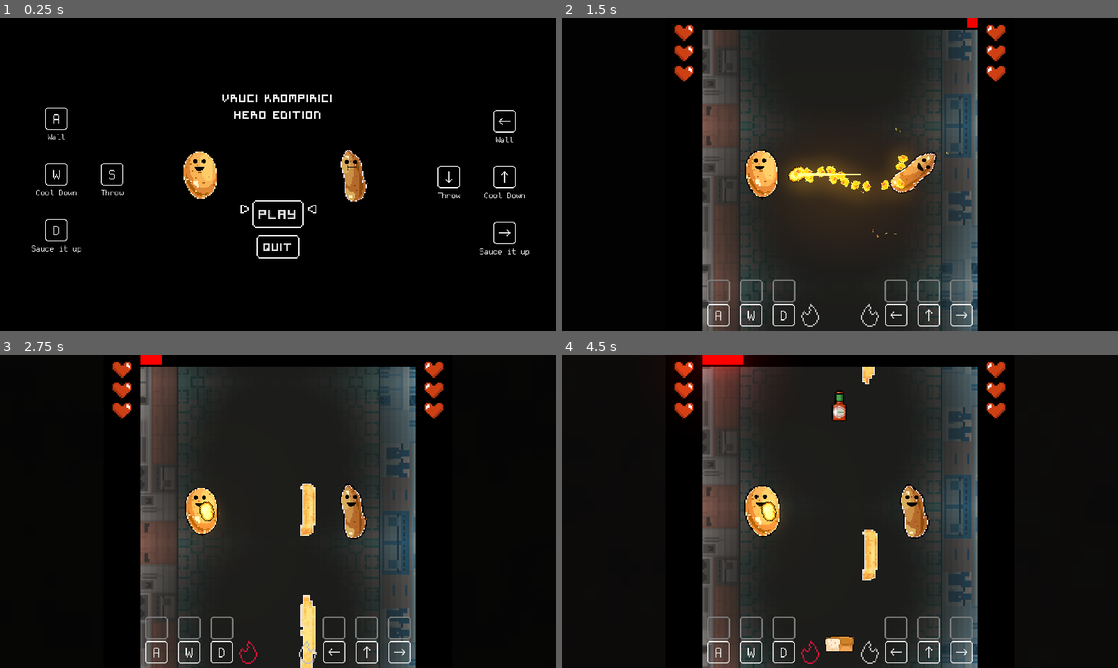
Above: before the commit, frames 1-4 (two rows, left to right).
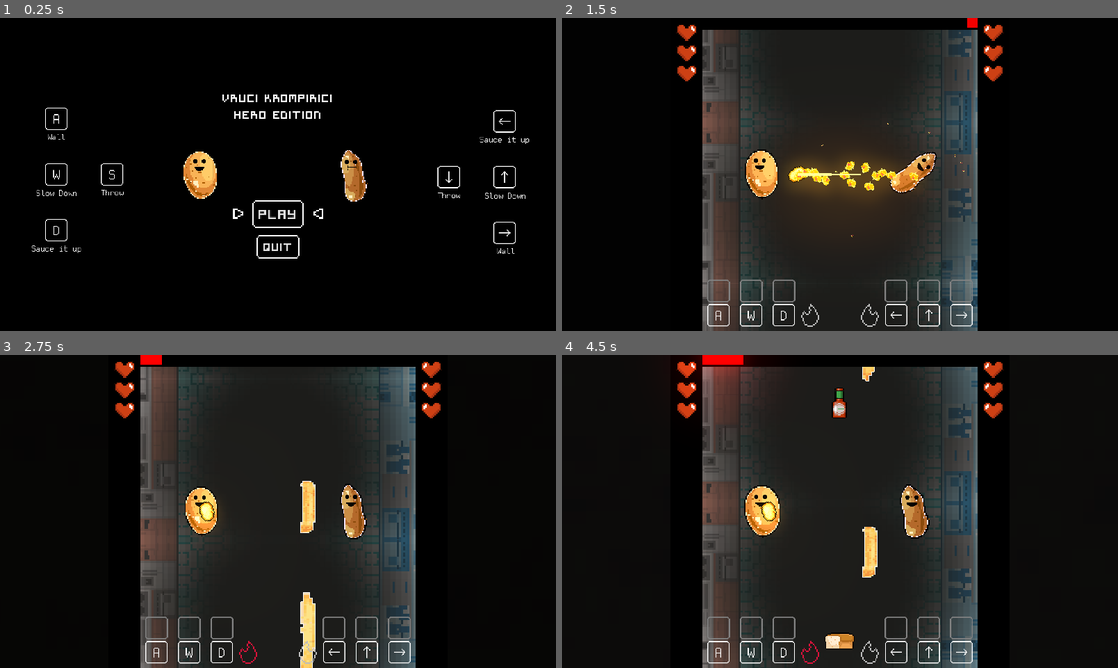
Above: after the commit, the same moments.

Repository: senseibobo/vruci-krompirici
Game: Godot game, scene res://menu/mainmenu.tscn
The game is run twice, just before and just after one commit, with the same random seed, the same clock (stepped at 60 frames per second) and the same inputs.
Inputs:
- Up to frame 1 (0.25 s): no input
- Up to frame 2 (1.5 s): tap Enter (ui_accept) at 0.5, 1.35 s; hold Up (ui_up) 0.53-1.28 s; hold Enter (ui_accept) 0.53-1.28 s; hold Down (ui_down) from 1.28 s (still down)
- Up to frame 3 (2.75 s): tap Enter (ui_accept) at 1.52, 1.82 s; release Down (ui_down) at 2.03 s; hold Up (ui_up) from 2.03 s (still down); hold Enter (ui_accept) from 2.03 s (still down)
- Up to frame 4 (4.5 s): release Enter (ui_accept) at 2.78 s; tap Enter (ui_accept) at 2.85, 3.02, 3.32, 4.35 s; release Up (ui_up) at 3.53 s; hold Enter (ui_accept) 3.53-4.28 s; hold Down (ui_down) from 3.53 s (still down); tap Escape (ui_cancel) at 4.15 s

The runs differ from the first frame. In frame 1, 0.3% of the frame differs, in the area x 6-96%, y 38-76%; in frame 2, 2.8%, in the area x 20-80%, y 1-100%; in frame 3, 2.4%; in frame 4, 2.6%.

Commit message:
apdejt

Diff:
--- a/game.gd
+++ b/game.gd
@@ -6,7 +6,7 @@
 var players = {}
 var player_lives = {1: 3, 2: 3}
 var potato
-var fall_speed: float
+var fall_speed: float setget ,get_fall_speed
 var fall_acceleration: float
 var heat_buildup: float
 var heat_cooldown: float
@@ -24,11 +24,16 @@
 var current_round: int
 var last_player_win: int
 var deathmatch: bool
+var lights_out: bool
+var fall_speed_multiplier: float = 1.0
 
 var time: float
 const speedup_time: float = 10.0
 
 var music_player: AudioStreamPlayer
+
+func get_fall_speed():
+	return fall_speed * fall_speed_multiplier
 
 func initialize():
 	if is_instance_valid(music_player): music_player.queue_free()
@@ -51,6 +56,8 @@
 	running = true
 	fall_speed = 500
 	fall_acceleration = 20
+	fall_speed_multiplier = 1.0
+	lights_out = false
 	if deathmatch:
 		heat_buildup = 3.0
 		heat_cooldown = 40.0
@@ -91,6 +98,7 @@
 		camera.offset.x = shake_noise.get_noise_2d(shake_time,0)*shake_amount*a
 		camera.offset.y = shake_noise.get_noise_2d(shake_time,100)*shake_amount*a
 	if not running: return
+	fall_speed_multiplier = move_toward(fall_speed_multiplier,1.0,0.6*delta)
 	fall_speed += fall_acceleration*delta
 	if fmod(time - delta, speedup_time) > fmod(time, speedup_time):
 		speedup()
@@ -121,7 +129,7 @@
 
 func transition():
 	var cl = CanvasLayer.new()
-	cl.layer = 126
+	cl.layer = 125
 	var cr = ColorRect.new()
 	add_child(cl)
 	cl.add_child(cr)
@@ -131,13 +139,9 @@
 	cr.anchor_bottom = 1.1
 	cr.margin_left = -100
 	cr.color = Color(0,0,0,0)
-	var tween = Tween.new()
-	add_child(tween)
-	tween.interpolate_property(cr,"color",cr.color,Color.black,0.3)
-	tween.start()
-	yield(tween,"tween_all_completed")
-	tween.connect("tween_all_completed",tween,"queue_free")
-	tween.connect("tween_all_completed",cl,"queue_free")
-	tween.interpolate_property(cr,"color",Color(0,0,0,1),Color(0,0,0,0),0.1)
-	tween.start()
+	var tween = create_tween()
+	tween.tween_property(cr,"color",Color.black,0.3)
+	tween.tween_property(cr,"color",Color(0,0,0,0),0.3)
+	tween.tween_callback(cl,"queue_free")
+	yield(get_tree().create_timer(0.3,false),"timeout")
 	return
--- a/lightsout/lightsout.gd
+++ b/lightsout/lightsout.gd
@@ -2,16 +2,16 @@
 
 
 func _ready():
+	Game.lights_out = true
 	Game.connect("game_over",self,"queue_free")
-	var tween = Tween.new()
-	add_child(tween)
-	tween.interpolate_property(self,"color",Color(0,0,0,0),Color(0,0,0,1),1.0,Tween.TRANS_CUBIC,Tween.EASE_OUT)
-	tween.start()
-	yield(tween,"tween_all_completed")
-	tween.interpolate_property($Label,"modulate",Color(1,1,1,1),Color(1,1,1,0),0.5)
-	tween.start()
-	yield(get_tree().create_timer(7.0,false),"timeout")
-	tween.interpolate_property(self,"color",Color(0,0,0,1),Color(0,0,0,0),1.0,Tween.TRANS_CUBIC,Tween.EASE_IN)
-	tween.start()
-	yield(tween,"tween_all_completed")
-	queue_free()
+	color = Color(0,0,0,0)
+	var tween = create_tween().set_trans(Tween.TRANS_CUBIC).set_ease(Tween.EASE_OUT)
+	tween.tween_property(self,"color",Color(0,0,0,1),1.0)
+	tween.tween_property($Label,"modulate",Color(1,1,1,0),0.5)
+	tween.tween_interval(6.5)
+	tween.tween_property(self,"color",Color(0,0,0,0),1.0)
+	tween.tween_property(Game,"lights_out",false,0)
+	tween.tween_callback(self,"queue_free")
+
+func _exit_tree():
+	Game.lights_out = false
--- a/main.gd
+++ b/main.gd
@@ -3,24 +3,26 @@
 var action_timer: Timer
 export var wall_scene: PackedScene
 export var power_scene: PackedScene
+export(NodePath) onready var shader_rect = get_node(shader_rect)
+export(NodePath) onready var background = get_node(background)
 var time: float = 0.0
 var bg_y: float = 0.0
 
 func _process(delta):
 	time += delta
-	$CanvasLayer/ColorRect.material.set_shader_param("c",time/40.0)
+	shader_rect.material.set_shader_param("c",time/40.0)
 	bg_y -= Game.fall_speed*delta*1.2
 	if bg_y < 0.243*7680:
 		bg_y += 1050
-	$Bg.global_position.y = bg_y-7680*0.243
+	background.global_position.y = bg_y-7680*0.243
 	if time >= 10:
 		if fmod(time-delta,2.5) > fmod(time,2.5):
-			if randi()%100 <= 9:
+			if randi()%100 <= 8:
 				if randi()%4 > 0 and not Game.deathmatch:
 					var srce = preload("res://srce/srce.tscn").instance()
 					add_child(srce)
 					srce.setup()
-				else:
+				elif not Game.lights_out:
 					var lightsout = preload("res://lightsout/lightsout.tscn").instance()
 					add_child(lightsout)
 
--- a/main.tscn
+++ b/main.tscn
@@ -64,6 +64,8 @@
 }
 wall_scene = ExtResource( 5 )
 power_scene = ExtResource( 6 )
+shader_rect = NodePath("CanvasLayer/ColorRect")
+background = NodePath("Bg")
 
 [node name="Bg" type="Sprite" parent="."]
 position = Vector2( 454, 2032 )
--- a/menu/gameover.gd
+++ b/menu/gameover.gd
@@ -1,4 +1,9 @@
 extends CanvasLayer
+
+export(NodePath) onready var title_label = get_node(title_label)
+export(NodePath) onready var restart_label = get_node(restart_label)
+export(NodePath) onready var quit_label = get_node(quit_label)
+export(NodePath) onready var cc = get_node(cc)
 
 var restartable: bool = false
 var quittable: bool = false
@@ -21,25 +26,13 @@
 		get_tree().change_scene("res://menu/mainmenu.tscn")
 
 func _ready():
-	$CenterContainer/VBoxContainer/Label.text = "GAME OVER\nPLAYER " + str(Game.last_player_win) + " WINS!"
-	$CenterContainer.modulate = Color(1.0,1.0,1.0,0.0)
-	$CenterContainer/VBoxContainer/Label2.modulate = Color(1,1,1,0)
-	$CenterContainer/VBoxContainer/Label3.modulate = Color(1,1,1,0)
-	var tween = Tween.new()
-	add_child(tween)
-	tween.interpolate_property(
-		$CenterContainer,"modulate",$CenterContainer.modulate, Color.white,2.0)
-	tween.start()
-	yield(tween,"tween_all_completed")
-	tween.interpolate_property(
-		$CenterContainer/VBoxContainer/Label2,
-		"modulate",Color(1,1,1,0),Color.white,1.0)
-	tween.start()
-	yield(tween,"tween_all_completed")
-	restartable = true
-	tween.interpolate_property(
-		$CenterContainer/VBoxContainer/Label3,
-		"modulate",Color(1,1,1,0),Color.white,1.0)
-	tween.start()
-	yield(tween,"tween_all_completed")
-	quittable = true
+	title_label.text = "GAME OVER\nPLAYER " + str(Game.last_player_win) + " WINS!"
+	cc.modulate = Color(1.0,1.0,1.0,0.0)
+	restart_label.modulate = Color(1,1,1,0)
+	quit_label.modulate = Color(1,1,1,0)
+	var tween = create_tween()
+	tween.tween_property(cc,"modulate", Color.white,2.0)
+	tween.tween_property(restart_label,"modulate",Color.white,1.0)
+	tween.tween_property(self,"restartable",true,0.0)
+	tween.tween_property(quit_label,"modulate",Color.white,1.0)
+	tween.tween_property(self,"quittable",true,0.0)
--- a/menu/gameover.tscn
+++ b/menu/gameover.tscn
@@ -13,6 +13,10 @@
 
 [node name="GameOver" type="CanvasLayer"]
 script = ExtResource( 3 )
+title_label = NodePath("CenterContainer/VBoxContainer/Label")
+restart_label = NodePath("CenterContainer/VBoxContainer/Label2")
+quit_label = NodePath("CenterContainer/VBoxContainer/Label3")
+cc = NodePath("CenterContainer")
 
 [node name="CenterContainer" type="CenterContainer" parent="."]
 anchor_right = 1.0
--- a/menu/mainmenu.gd
+++ b/menu/mainmenu.gd
@@ -5,21 +5,17 @@
 	$CenterContainer/VBoxContainer2/VBoxContainer/Button2,
 ]
 
-var tween: Tween
-var selected_button: Button
+onready var selected_button: Button = buttons[0]
+onready var selection_arrows: Control = $Selection
 var currently_selected: int = 0
-var selection_arrows: Control
 var button_scale: float = 1.0
-
-func _ready():
-	tween = Tween.new()
-	add_child(tween)
-	selected_button = buttons[0]
-	selection_arrows = $Selection
 
 func _unhandled_input(event):
 	if event.is_action_pressed("ui_accept"):
 		selected_button.emit_signal("pressed")
+
+func _ready():
+	update_selection_arrows()
 
 func _process(delta):
 	for button in buttons:
--- a/menu/mainmenu.tscn
+++ b/menu/mainmenu.tscn
@@ -94,8 +94,17 @@
 texture = ExtResource( 4 )
 flip_h = true
 
+[node name="CtrlLeft2x" type="Sprite" parent="."]
+position = Vector2( 253, 532 )
+scale = Vector2( 0.5, 0.5 )
+texture = ExtResource( 7 )
+
+[node name="CtrlRight2x" type="Sprite" parent="."]
+position = Vector2( 1583, 541 )
+texture = ExtResource( 8 )
+
 [node name="CanvasLayer" type="CanvasLayer" parent="."]
-layer = 128
+layer = 127
 
 [node name="Control" type="Control" parent="CanvasLayer"]
 anchor_left = 0.5
@@ -125,14 +134,5 @@
 scale = Vector2( 0.7, 0.7 )
 texture = ExtResource( 10 )
 
-[node name="CtrlLeft2x" type="Sprite" parent="CanvasLayer/Control"]
-position = Vector2( -657, 532 )
-scale = Vector2( 0.5, 0.5 )
-texture = ExtResource( 7 )
-
-[node name="CtrlRight2x" type="Sprite" parent="CanvasLayer/Control"]
-position = Vector2( 673, 541 )
-texture = ExtResource( 8 )
-
 [connection signal="pressed" from="CenterContainer/VBoxContainer2/VBoxContainer/Button" to="." method="_on_play_pressed"]
 [connection signal="pressed" from="CenterContainer/VBoxContainer2/VBoxContainer/Button2" to="." method="_on_quit_pressed"]
--- a/menu/roundbegin.gd
+++ b/menu/roundbegin.gd
@@ -2,9 +2,6 @@
 
 
 func _ready():
-	var tween = Tween.new()
-	add_child(tween)
-	tween.interpolate_property($CenterContainer/VBoxContainer/Label,"modulate",Color.white,Color(1,1,1,0),1.0,Tween.TRANS_CUBIC,Tween.EASE_IN)
-	tween.start()
-	yield(tween,"tween_all_completed")
-	queue_free()
+	var tween = create_tween().set_trans(Tween.TRANS_CUBIC).set_ease(Tween.EASE_IN)
+	tween.tween_property($CenterContainer/VBoxContainer/Label,"modulate",Color(1,1,1,0),1.0)
+	tween.tween_callback(self,"queue_free")
--- a/menu/roundover.gd
+++ b/menu/roundover.gd
@@ -26,15 +26,7 @@
 	$CenterContainer/VBoxContainer/Label2.text = "Press space to begin round " + str(Game.current_round)
 	$CenterContainer.modulate = Color(1.0,1.0,1.0,0.0)
 	$CenterContainer/VBoxContainer/Label2.modulate = Color(1,1,1,0)
-	var tween = Tween.new()
-	add_child(tween)
-	tween.interpolate_property(
-		$CenterContainer,"modulate",$CenterContainer.modulate, Color.white,2.0)
-	tween.start()
-	yield(tween,"tween_all_completed")
-	tween.interpolate_property(
-		$CenterContainer/VBoxContainer/Label2,
-		"modulate",Color(1,1,1,0),Color.white,1.0)
-	tween.start()
-	yield(tween,"tween_all_completed")
-	restartable = true
+	var tween = create_tween()
+	tween.tween_property($CenterContainer,"modulate", Color.white,2.0)
+	tween.tween_property($CenterContainer/VBoxContainer/Label2,"modulate",Color.white,1.0)
+	tween.tween_property(self,"restartable",true,0.0)
--- a/player/player.gd
+++ b/player/player.gd
@@ -8,6 +8,16 @@
 ]
 
 export var number: int = 1
+onready var sprite = $Sprite
+onready var heating_indicator = $CanvasLayer/Control/Heating
+onready var face = $Sprite/Face
+onready var smoke1 = $Sprite/Smoke
+onready var smoke2 = $Sprite/Smoke2
+onready var heat_bar = $CanvasLayer/Control/HeatBar
+onready var powers_container = $CanvasLayer/Control/Powers
+onready var animation_player = $AnimationPlayer
+onready var death_particles = $DeathParticles
+onready var catch_particles = $CatchParticles
 var powers: Array = [null,null,null]
 var selected_power_index: int
 var heat: float = 0.0
@@ -33,28 +43,26 @@
 func _process(delta):
 	if not Game.running: return
 	flash = move_toward(flash,0,delta*4.0)
-	$Sprite.scale.x = 0.08+sin(Game.time*5.0+number)/220.0
-	$Sprite.position.x = sin(Game.time*4.0+number)*10.0
-	$Sprite.scale.y = 0.08+cos(Game.time*5.0+number)/220.0
+	sprite.scale.x = 0.08+sin(Game.time*5.0+number)/220.0
+	sprite.position.x = sin(Game.time*4.0+number)*10.0
+	sprite.scale.y = 0.08+cos(Game.time*5.0+number)/220.0
 	throw_timer -= delta
 	if has_potato:
 		heat = clamp(heat + Game.heat_buildup/100.0*delta,0,1)
 		if heat >= 1:
 			Game.finish_game(3-number)
-		$CanvasLayer/Control/Heating.modulate = Color.crimson
-		$CanvasLayer/Control/Cooling.modulate = Color.gray
+		heating_indicator.modulate = Color.crimson
 	else:
-		$CanvasLayer/Control/Cooling.modulate = Color.aqua
-		$CanvasLayer/Control/Heating.modulate = Color.gray
+		heating_indicator.modulate = Color.gray
 		heat = clamp(heat - Game.heat_cooldown/100.0*delta,0,1)
-	$Sprite/Face.texture = faces[min(int(heat*3.0),2)]
-	$Sprite.self_modulate = Color.white.linear_interpolate(Color.red,int(heat*3.0)/3.0)
+	face.texture = faces[min(int(heat*3.0),2)]
+	sprite.self_modulate = Color.white.linear_interpolate(Color.red,int(heat*3.0)/3.0)
 	if old_heat < 0.66 and heat >= 0.66:
-		$Sprite/Smoke.emitting = true
-		$Sprite/Smoke2.emitting = true
+		smoke1.emitting = true
+		smoke2.emitting = true
 	elif heat < 0.66:
-		$Sprite/Smoke.emitting = false
-		$Sprite/Smoke2.emitting = false
+		smoke1.emitting = false
+		smoke2.emitting = false
 	adjust_size()
 	if Input.is_action_just_pressed("player"+str(number)+"_throw"):
 		throw_potato()
@@ -67,9 +75,9 @@
 	return max(fmod(-x,2)-1,0)
 
 func adjust_size():
-	$CanvasLayer/Control/ColorRect.color = Color(0.8+heat*2,flash,flash)
-	$CanvasLayer/Control/ColorRect.rect_position = Vector2(0,0)
-	$CanvasLayer/Control/ColorRect.rect_size = Vector2(clamp(heat*450,0,450),32)
+	heat_bar.color = Color(0.8+heat*2,flash,flash)
+	heat_bar.rect_position = Vector2(0,0)
+	heat_bar.rect_size = Vector2(clamp(heat*450,0,450),32)
 
 
 func add_power(power):
@@ -94,7 +102,7 @@
 func update_power_texture():
 	for index in 3:
 		var t = powers[index].texture if powers[index] != null else null
-		$CanvasLayer/Control/Powers.get_node("Power"+str(index+1)).texture = t
+		powers_container.get_node("Power"+str(index+1)).texture = t
 
 func switch_power(d: int):
 	if powers.size() == 0: return
@@ -105,14 +113,12 @@
 	if not has_potato: return
 	if throw_timer > 0.0: return
 	Game.play_sound(preload("res://sfx/throw.wav"))
-	$AnimationPlayer.stop()
-	$AnimationPlayer.play("bacanje")
+	animation_player.stop()
+	animation_player.play("bacanje")
 	throw_timer = throw_cooldown
 	Game.potato.dir = 3-number*2
 	Game.potato.last_thrown = self
 	Game.potato.in_posession = 0
-	if not Game.potato.sauce:
-		Game.potato.set_strength(Game.potato.default_strength)
 	has_potato = false
 
 func catch_potato():
@@ -129,7 +135,7 @@
 		Game.shake_screen(50,0.3,800)
 	heat += Game.heat_punishment
 	flash = 1.1
-	$CatchParticles.emitting = true
+	catch_particles.emitting = true
 
 const death_textures = {
 	1: preload("res://player/death_player1.png"),
@@ -149,14 +155,14 @@
 		var roundover = preload("res://menu/roundover.tscn").instance()
 		Game.main_scene.add_child(roundover)
 	Game.shake_screen(100,2.0,900)
-	$DeathParticles.emitting = true
+	death_particles.emitting = true
 	Game.potato.queue_free()
 	yield(get_tree().create_timer(0.3,false),"timeout")
-	$Sprite/Face.queue_free()
-	$Sprite/Smoke.emitting = false
-	$Sprite/Smoke2.emitting = false
-	$Sprite.self_modulate = Color.white
-	$Sprite.texture = death_textures[number]
+	face.queue_free()
+	smoke1.emitting = false
+	smoke2.emitting = false
+	sprite.self_modulate = Color.white
+	sprite.texture = death_textures[number]
 
 func update_life_count():
 	for i in 4:
--- a/player/player.tscn
+++ b/player/player.tscn
@@ -152,13 +152,13 @@
 margin_right = 450.0
 rect_pivot_offset = Vector2( 450, 0 )
 
-[node name="ColorRect3" type="ColorRect" parent="CanvasLayer/Control"]
+[node name="HeatBackground" type="ColorRect" parent="CanvasLayer/Control"]
 anchor_right = 0.5
 margin_right = 6.0
 margin_bottom = 38.0
 color = Color( 0, 0, 0, 1 )
 
-[node name="ColorRect" type="ColorRect" parent="CanvasLayer/Control"]
+[node name="HeatBar" type="ColorRect" parent="CanvasLayer/Control"]
 anchor_right = 0.5
 margin_bottom = 32.0
 color = Color( 13.77, 0, 0, 1 )
@@ -276,13 +276,13 @@
 
 [node name="ColorRect2" type="ColorRect" parent="CanvasLayer/Control"]
 anchor_bottom = 1.0
-margin_left = -120.0
+margin_left = -105.0
 color = Color( 0, 0, 0, 1 )
 
 [node name="Hearts" type="GridContainer" parent="CanvasLayer/Control"]
-margin_left = -97.0
+margin_left = -89.0
 margin_top = 17.0
-margin_right = 207.0
+margin_right = 215.0
 margin_bottom = 214.0
 
 [node name="Heart1" type="TextureRect" parent="CanvasLayer/Control/Hearts"]
--- a/potato/potato.gd
+++ b/potato/potato.gd
@@ -12,6 +12,10 @@
 var default_strength: int = 50
 var old_position: Vector2
 
+onready var trail = $Trail
+onready var defaultparticles = $DefaultParticles
+onready var sauceparticles = $SauceParticles
+
 func set_posession(posession: int):
 	in_posession = posession
 
@@ -20,15 +24,17 @@
 	Game.potato = self
 
 func speedup(a: float):
-	$Trail.default_color = Color(2.0,1.43,0.58)
+	trail.default_color = Color(2.0,1.43,0.58)
 	speed*=a
 
 func slowdown(a: float):
-	$Trail.default_color = Color.aqua*2.0
+	trail.default_color = Color.aqua*2.0
 	speed/=a
 
 func _physics_process(delta):
-	$Particles2D.emitting = in_posession == 0
+	var emitting = in_posession == 0
+	defaultparticles.emitting = emitting and not sauce
+	sauceparticles.emitting = emitting and sauce
 	old_position = global_position
 	if in_posession == 0:
 		rotation += dir*delta*20
@@ -54,10 +60,3 @@
 func bounce():
 	bounced = true
 	dir = -dir
-
-func set_strength(strength: int):
-	var s = float(strength)
-	var ds = float(default_strength)
-	$Particles2D.modulate = Color(s/ds,ds/s,ds/s)
-	if $Particles2D.amount != strength:
-		$Particles2D.amount = strength
--- a/potato/potato.tscn
+++ b/potato/potato.tscn
@@ -33,6 +33,19 @@
 scale_curve = SubResource( 4 )
 anim_speed = 0.94
 
+[sub_resource type="ParticlesMaterial" id=6]
+flag_disable_z = true
+spread = 180.0
+gravity = Vector3( 0, 98, 0 )
+initial_velocity = 10000.0
+orbit_velocity = 0.0
+orbit_velocity_random = 0.0
+angle = 720.0
+angle_random = 1.0
+scale = 3.13
+scale_curve = SubResource( 4 )
+anim_speed = 0.94
+
 [node name="Potato" type="Sprite"]
 modulate = Color( 2, 2, 2, 1 )
 scale = Vector2( 0.03, 0.03 )
@@ -44,10 +57,20 @@
 default_color = Color( 2, 1.43, 0.58, 1 )
 script = ExtResource( 3 )
 
-[node name="Particles2D" type="Particles2D" parent="."]
+[node name="DefaultParticles" type="Particles2D" parent="."]
 material = SubResource( 2 )
 amount = 50
 lifetime = 0.65
 local_coords = false
 process_material = SubResource( 5 )
 texture = ExtResource( 4 )
+
+[node name="SauceParticles" type="Particles2D" parent="."]
+modulate = Color( 3, 0.33, 0.33, 1 )
+material = SubResource( 2 )
+emitting = false
+amount = 150
+lifetime = 0.65
+local_coords = false
+process_material = SubResource( 6 )
+texture = ExtResource( 4 )
--- a/power/deflectpower.gd
+++ /dev/null
@@ -1,13 +0,0 @@
-extends Power
-class_name DeflectPower
-
-func _init():
-	texture = preload("res://power/deflectpower.png")
-
-func use(player_number: int):
-	var player = Game.players[player_number]
-	var distance = abs(player.global_position.x - Game.potato.global_position.x)
-	if Game.potato.dir == player_number*2-3 and distance < 120.0:
-		Game.potato.dir = -Game.potato.dir
-		Game.potato.bounced = false
-		Game.potato.additional_damage += 0.1232
--- a/power/drillpower.gd
+++ /dev/null
@@ -1,11 +0,0 @@
-extends Power
-class_name DrillPower
-
-func _init():
-	texture = preload("res://power/drillpower.png")
-
-func use(player_number: int):
-	if Game.potato.in_posession != player_number: return false
-	Game.players[player_number].throw_potato()
-	Game.potato.drill = true
-	return true
--- a/power/saucepower.gd
+++ b/power/saucepower.gd
@@ -5,5 +5,4 @@
 	texture = preload("res://power/sauce.png")
 
 func use(player_number: int):
-	Game.potato.set_strength(150)
 	Game.potato.sauce = true
--- a/power/slowpower.gd
+++ b/power/slowpower.gd
@@ -8,4 +8,5 @@
 	if not is_instance_valid(Game.potato): return
 	Game.potato.slowdown(3)
 	yield(Game.get_tree().create_timer(3.0,false),"timeout")
+	if not is_instance_valid(Game.potato): return
 	Game.potato.speedup(3)
--- a/power/specialpower.gd
+++ /dev/null
@@ -1,8 +0,0 @@
-extends Power
-class_name WallPower
-
-func _init():
-	texture = preload("res://power/wallpower.png")
-
-func use(player_number: int):
-	Game.main_scene.create_wall()
--- a/power/wallpower.gd
+++ b/power/wallpower.gd
@@ -7,13 +7,9 @@
 
 func use(player_number: int):
 	var wall = Game.main_scene.create_wall(2)
-	var tween = Tween.new()
-	Game.add_child(tween)
 	var wall_rect = wall.get_node("TextureRect")
+	wall.global_position.y = 300
 	wall_rect.rect_scale = Vector2(0,1)
-	tween.connect("tween_all_completed",tween,"queue_free")
-	tween.interpolate_property(wall_rect,"rect_scale",Vector2(0,1),Vector2(1,1),1.0,Tween.TRANS_SINE,Tween.EASE_OUT)
-	var duration = 1.5
-	tween.interpolate_property(Game,"fall_speed",100,Game.fall_speed+Game.fall_acceleration*duration,duration)
-	tween.start()
-	wall.global_position.y = 300
+	Game.fall_speed_multiplier = 0.1
+	var tween = wall.create_tween().set_ease(Tween.EASE_OUT).set_trans(Tween.TRANS_SINE)
+	tween.tween_property(wall_rect,"rect_scale",Vector2(1,1),1.0)
--- a/project.godot
+++ b/project.godot
@@ -9,16 +9,6 @@
 config_version=4
 
 _global_script_classes=[ {
-"base": "Power",
-"class": "DeflectPower",
-"language": "GDScript",
-"path": "res://power/deflectpower.gd"
-}, {
-"base": "Power",
-"class": "DrillPower",
-"language": "GDScript",
-"path": "res://power/drillpower.gd"
-}, {
 "base": "Node",
 "class": "Power",
 "language": "GDScript",
@@ -40,8 +30,6 @@
 "path": "res://power/wallpower.gd"
 } ]
 _global_script_class_icons={
-"DeflectPower": "",
-"DrillPower": "",
 "Power": "",
 "SaucePower": "",
 "SlowPower": "",
@@ -50,9 +38,12 @@
 
 [application]
 
-config/name="dole lopta"
+config/name="Vruci Krompirici"
 run/main_scene="res://menu/mainmenu.tscn"
+config/use_custom_user_dir=true
+config/custom_user_dir_name="VKHE"
 config/icon="res://icon.png"
+config/windows_native_icon="res://icon.ico"
 
 [autoload]
 
--- a/srce/srce.gd
+++ b/srce/srce.gd
@@ -1,5 +1,6 @@
 extends Node2D
 
+onready var indicator = $CanvasLayer/TextureRect
 
 func setup():
 	global_position = Vector2(450,2500)
@@ -10,7 +11,7 @@
 	if global_position.y < -100:
 		queue_free()
 	if global_position.y <= 1024:
-		$CanvasLayer/TextureRect.visible = false
+		indicator.visible = false
 	check_for_collision()
 
 func check_for_collision():
--- a/wall/wall.gd
+++ b/wall/wall.gd
@@ -9,8 +9,10 @@
 	preload("res://wall/Fry_06@2x.png")
 ]
 
+var height: float
+
 func setup(size: float = 1):
-	var height = size*(130+randf()*200)
+	height = size*(130+randf()*200)
 	var a = (randi()%3-1)*100+450
 	global_position = Vector2(a,1070)
 	$TextureRect.margin_top = 0
@@ -21,18 +23,18 @@
 	if is_instance_valid(Game.potato):
 		Game.potato.check_for_collision(self)
 	global_position -= Vector2(0,Game.fall_speed)*delta
-	if global_position.y < -500:
+	if global_position.y < -height-50:
 		queue_free()
 
-func split(y_position: float):
-	var height = $TextureRect.margin_bottom
-	var local_y_position: float = y_position - global_position.y
-	var height1 = height - local_y_position - 20
-	$TextureRect.margin_bottom = height1
-	var height2 = height - local_y_position - 20
-
-	var bottom_wall = load("res://wall/wall.tscn").instance()
-	bottom_wall.global_position = Vector2(global_position.x,y_position + 20)
-	bottom_wall.get_node("TextureRect").margin_top = 0
-	bottom_wall.get_node("TextureRect").margin_bottom = height2
-	get_parent().add_child(bottom_wall)
+#func split(y_position: float):
+#	var height = $TextureRect.margin_bottom
+#	var local_y_position: float = y_position - global_position.y
+#	var height1 = height - local_y_position - 20
+#	$TextureRect.margin_bottom = height1
+#	var height2 = height - local_y_position - 20
+#
+#	var bottom_wall = load("res://wall/wall.tscn").instance()
+#	bottom_wall.global_position = Vector2(global_position.x,y_position + 20)
+#	bottom_wall.get_node("TextureRect").margin_top = 0
+#	bottom_wall.get_node("TextureRect").margin_bottom = height2
+#	get_parent().add_child(bottom_wall)
Binary file added: icon.ico
Not shown: 1 places in potato/potato.tscn that only renumber resources
Binary file changed: wall/Ctrl_Left@2x.png
Binary file changed: wall/Ctrl_Right.png
